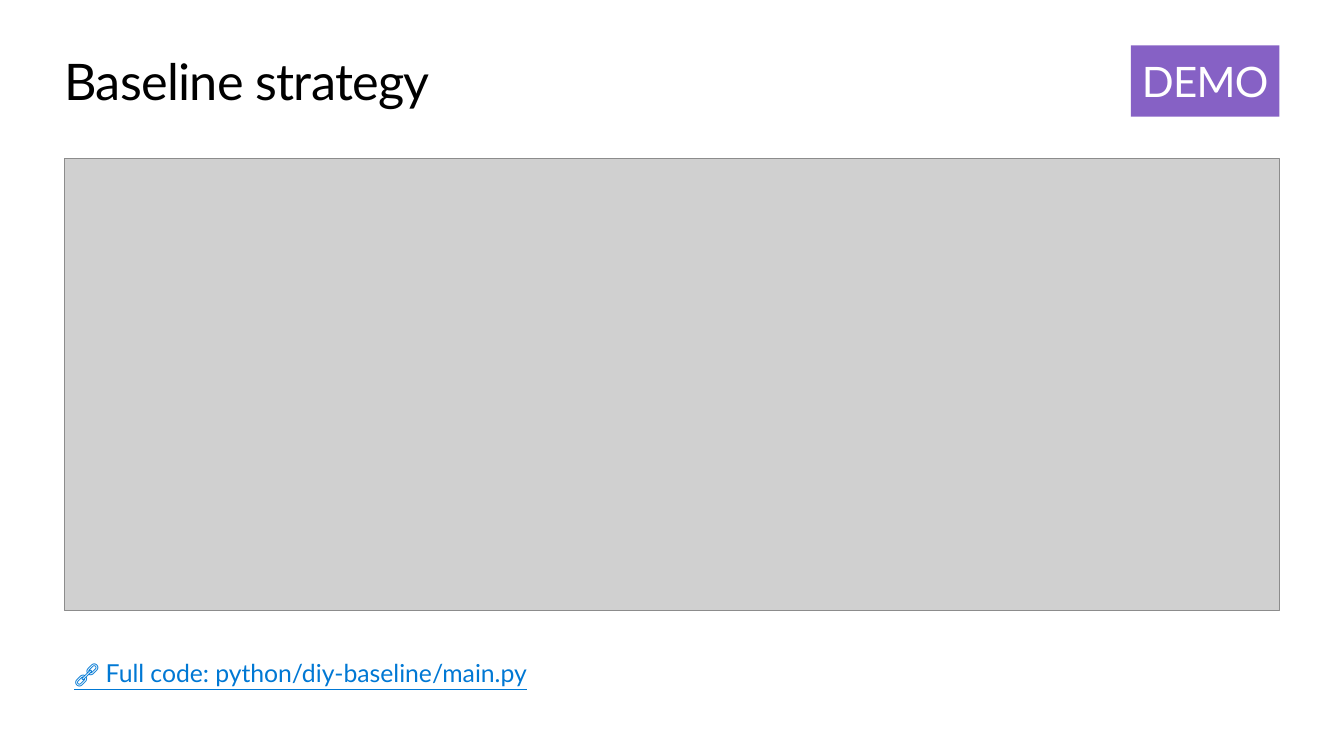
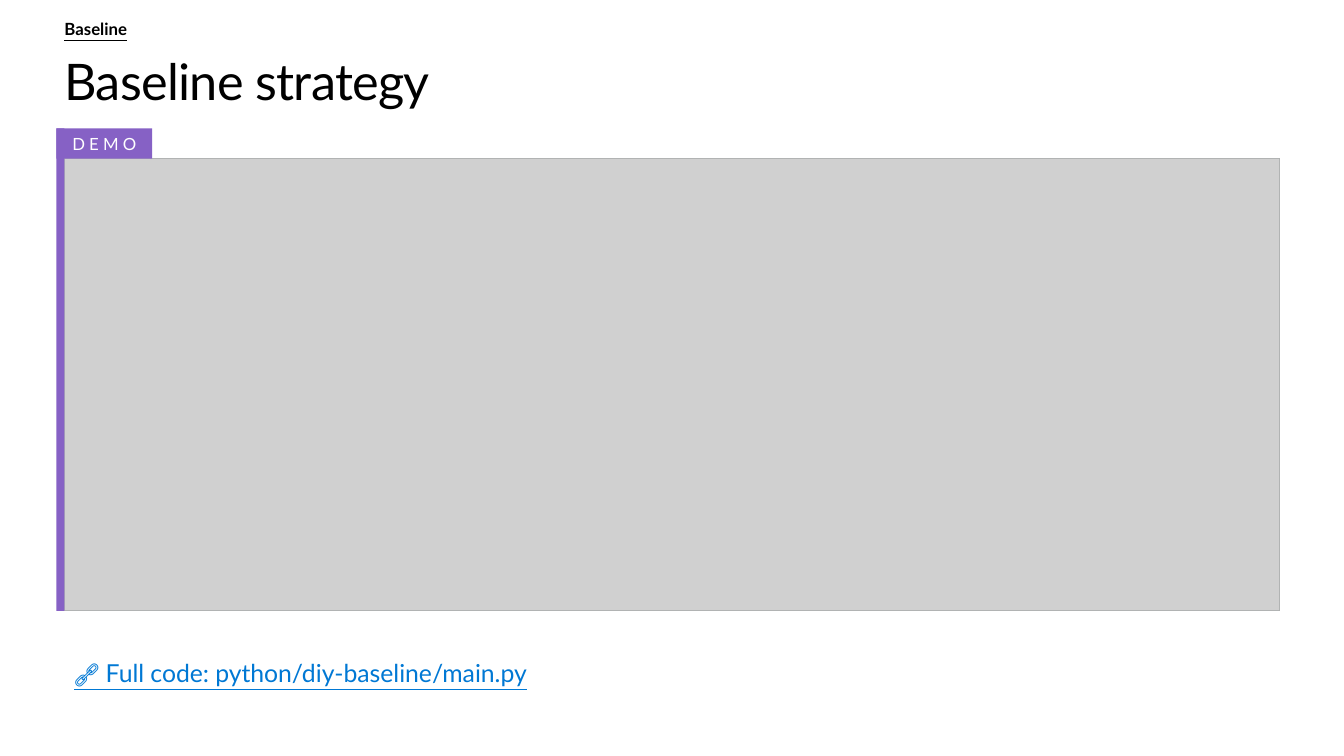
Before and after one commit to microsoft/ignite26-BRK300-building-agentic-retrieval-from-diy-to-foundry-iq, a slide deck: slide 9 of IgniteBRK300-WorkingDeck.pptx. Drawn at 1344x756 pixels with LibreOffice and Linux fonts; fonts in the diff are those of the drawing; grey boxes stand for pictures; background and template pictures are left out. Boxes give left, top, right and bottom in pixels: in the first picture for what was removed or moved away, otherwise in the second. Text is boxed around its words. In the diff, an @@ line names an element or a change of style, - is before the commit and + after.

```diff
--- a/IgniteBRK300-WorkingDeck.pptx
+++ b/IgniteBRK300-WorkingDeck.pptx
@@ text added at (64, 22, 127, 35), 12 pt, text #000000, bold, underline @@
+Baseline
@@ rectangle "DEMO": place and size @@
-rectangle "DEMO" at (1131, 45, 1279, 117)
+rectangle "DEMO" at (56, 128, 152, 158)
@@ rectangle "DEMO" at (56, 128, 152, 158): size 30 to 12 pt, letter spacing -0.5 to 3 pt; vertical alignment top to middle @@
@@ rectangle added at (56, 128, 65, 611), fill #8661C5 @@
@@ rectangle added at (65, 158, 1279, 611), outline #B1B3B3 0.75 pt @@
```
Also in this commit, not shown: 34 other slides changed, 1 other file.
